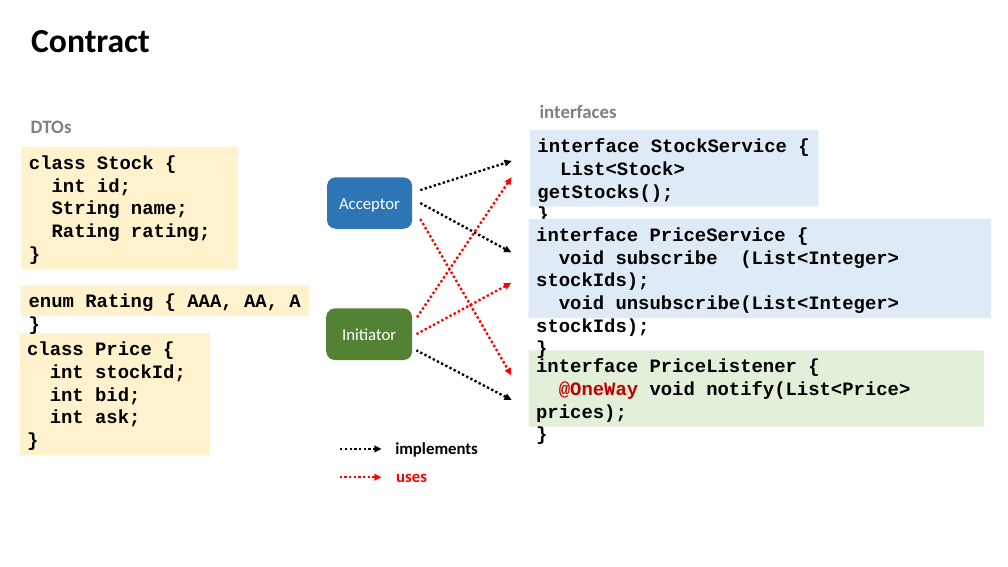
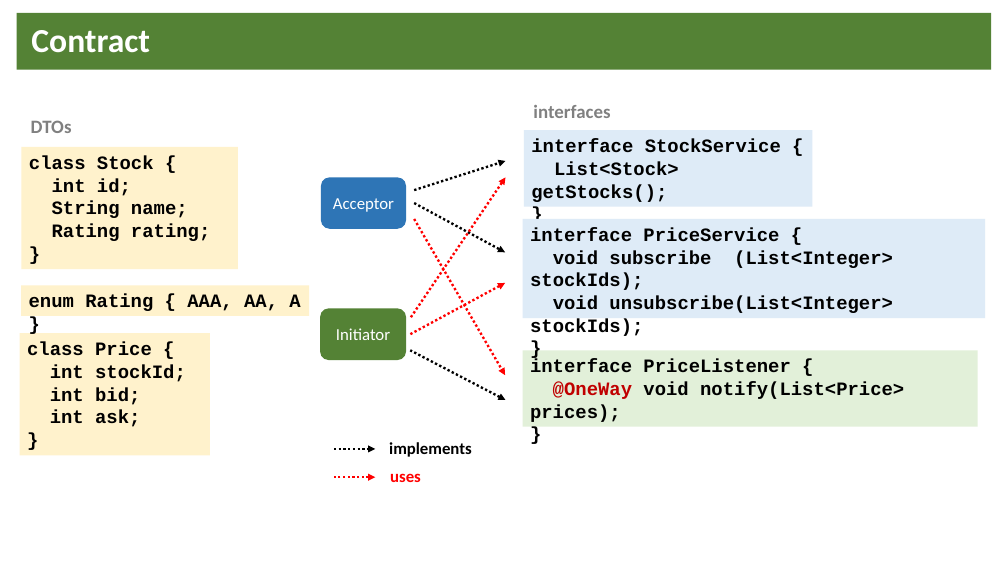
Before and after one commit to softappeal/yass, a slide deck: slide 5 of doc/yass.pptx (slide 6 before the commit). Drawn at 1008x567 pixels with LibreOffice and Linux fonts; fonts in the diff are those of the drawing. Boxes give left, top, right and bottom in pixels: in the first picture for what was removed or moved away, otherwise in the second. Text is boxed around its words. In the diff, an @@ line names an element or a change of style, - is before the commit and + after.

```diff
--- a/doc/yass.pptx
+++ b/doc/yass.pptx
@@ title "Contract": place and size @@
-title "Contract" at [31, 30, 150, 53]
+title "Contract" at [17, 13, 991, 70]
@@ title "Contract" at [17, 13, 991, 70]: text colour #000000 to #FFFFFF; fill none to #548235 @@
@@ 8 arrows, 4 rectangles, 2 rounded rectangles, 2 texts: place and size @@
-8 arrows, 4 rectangles, 2 rounded rectangles, 2 texts at [327, 96, 991, 482]
+8 arrows, 4 rectangles, 2 rounded rectangles, 2 texts at [320, 96, 985, 482]
```
Also in this commit, not shown: 6 other slides changed, 2 slides removed, 1 other file.
